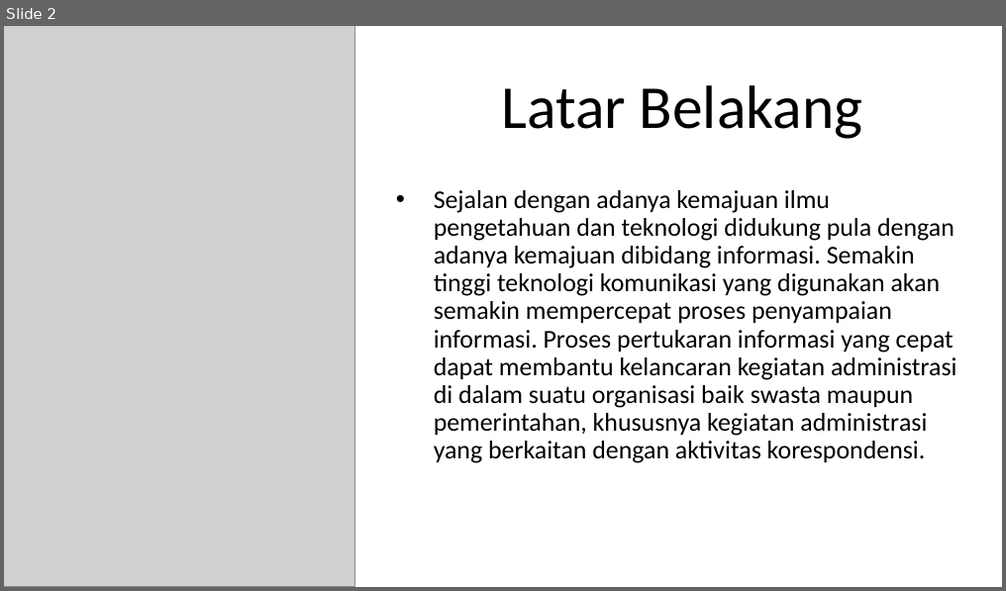
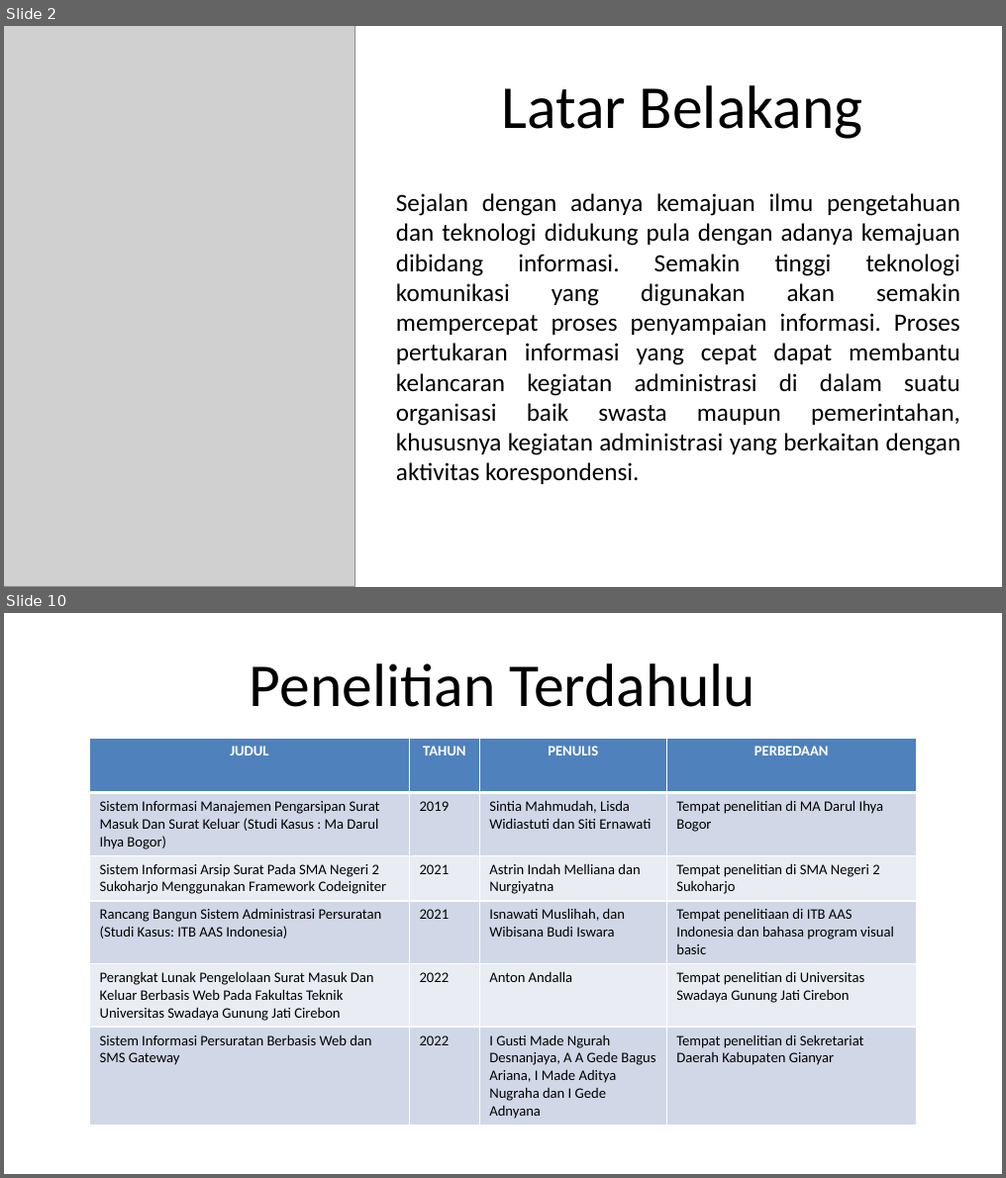
Before and after one commit to Rusadi-0/KULIAH, a slide deck: sip/sidang.pptx. Shown one above the other, each under a label of ours: slide 2 before the commit, slides 2 and 10 after it; the slides between them are not shown. The pictures are 1006x591 and 1006x1178 pixels, drawn with LibreOffice and Linux fonts; fonts in the diff are those of the drawing; grey boxes stand for pictures. Boxes give left, top, right and bottom in pixels: in the first picture for what was removed or moved away, otherwise in the second. Text is boxed around its words. In the diff, an @@ line names an element or a change of style, - is before the commit and + after.

```diff
--- a/sip/sidang.pptx
+++ b/sip/sidang.pptx
@@ slide 10 added at bbox=[4, 613, 1002, 1174], background #FFFFFF @@
@@ title added at bbox=[250, 663, 755, 707], 44 pt, text #000000 @@
+Penelitian Terdahulu
@@ table added at bbox=[90, 738, 916, 1123], 6 rows, 4 columns @@
+JUDUL | TAHUN | PENULIS | PERBEDAAN
+Sistem Informasi Manajemen Pengarsipan Surat Masuk Dan Surat Keluar (Studi Kasus : Ma Darul Ihya Bogor) | 2019 | Sintia Mahmudah, Lisda Widiastuti dan Siti Ernawati | Tempat penelitian di MA Darul Ihya Bogor
+Sistem Informasi Arsip Surat Pada SMA Negeri 2 Sukoharjo Menggunakan Framework Codeigniter | 2021 | Astrin Indah Melliana dan Nurgiyatna | Tempat penelitian di SMA Negeri 2 Sukoharjo
+Rancang Bangun Sistem Administrasi Persuratan (Studi Kasus: ITB AAS Indonesia) | 2021 | Isnawati Muslihah, dan Wibisana Budi Iswara | Tempat penelitiaan di ITB AAS Indonesia dan bahasa program visual basic
+Perangkat Lunak Pengelolaan Surat Masuk Dan Keluar Berbasis Web Pada Fakultas Teknik Universitas Swadaya Gunung Jati Cirebon | 2022 | Anton Andalla | Tempat penelitian di Universitas Swadaya Gunung Jati Cirebon
+Sistem Informasi Persuratan Berbasis Web dan SMS Gateway | 2022 | I Gusti Made Ngurah Desnanjaya, A A Gede Bagus Ariana, I Made Aditya Nugraha dan I Gede Adnyana | Tempat penelitian di Sekretariat Daerah Kabupaten Gianyar
@@ slide 2 changed as well @@
@@ text "Sejalan dengan adanya kemajuan ilmu ..." at bbox=[396, 193, 961, 484]: size 18.5 to 18 pt; alignment left to justified; bullet • to none; line spacing 0.9 to 1 @@
```
Also in this commit, not shown: 3 other slides changed, 23 other slides added, 1 slide removed, 7 other files.
